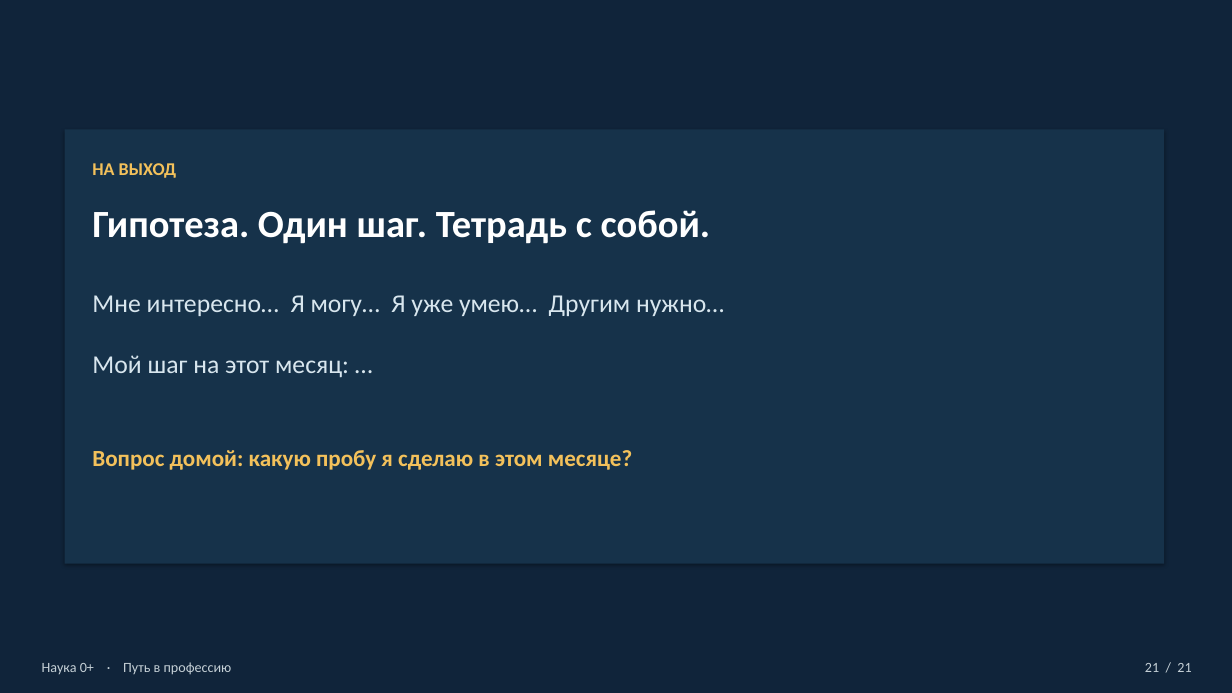
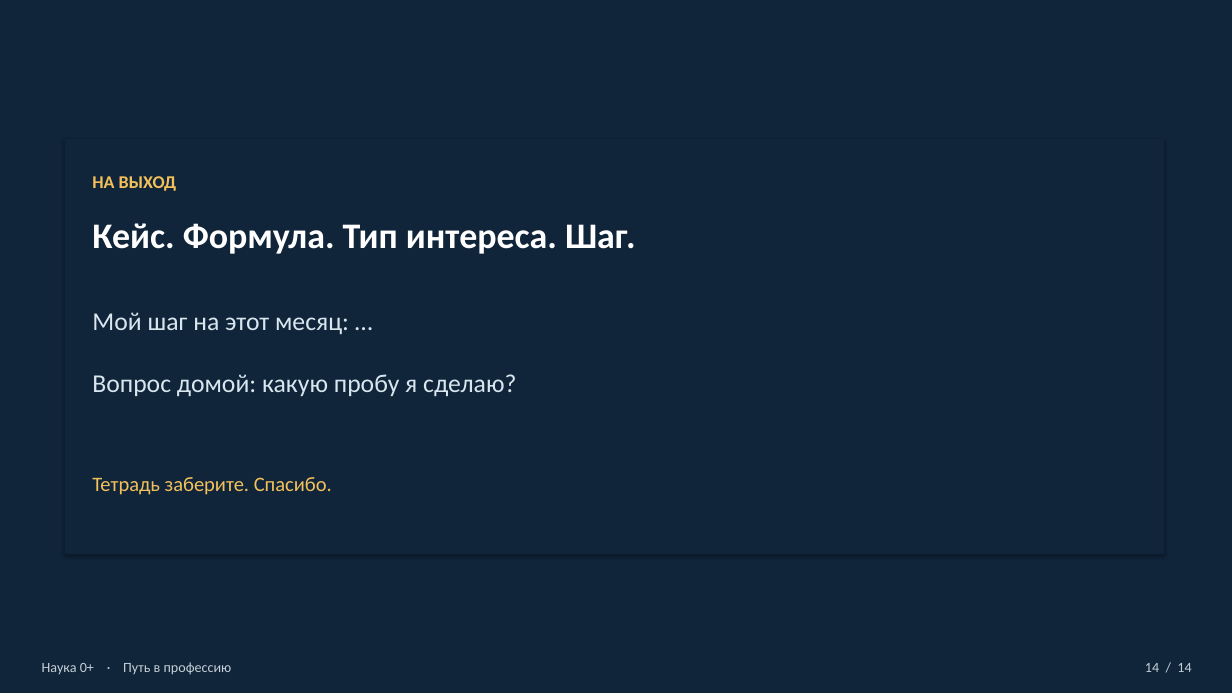
Before and after one commit to Sema917/-tourism, a slide deck: slide 14 of materials/Путь_в_профессию_презентация_60_минут.pptx (slide 21 before the commit). Drawn at 1232x693 pixels with LibreOffice and Linux fonts; fonts in the diff are those of the drawing; background and template pictures are left out; a plain dark background stands for a picture behind light text. Boxes give left, top, right and bottom in pixels: in the first picture for what was removed or moved away, otherwise in the second. Text is boxed around its words. In the diff, an @@ line names an element or a change of style, - is before the commit and + after.

```diff
--- a/materials/Путь_в_профессию_презентация_60_минут.pptx
+++ b/materials/Путь_в_профессию_презентация_60_минут.pptx
@@ rectangle: place and size @@
-rectangle at box(65, 129, 1165, 564)
+rectangle at box(65, 139, 1165, 555)
@@ rectangle at box(65, 139, 1165, 555): fill #16324A to #10243A @@
@@ text "НА ВЫХОД": place and size @@
-text "НА ВЫХОД" at box(92, 163, 177, 178)
+text "НА ВЫХОД" at box(92, 176, 177, 191)
@@ text at box(92, 223, 636, 254): text changed; size 30 to 28 pt @@
-Гипотеза. Один шаг. Тетрадь с собой.
+Кейс. Формула. Тип интереса. Шаг.
@@ text at box(92, 312, 516, 397): text changed @@
-Мне интересно… Я могу… Я уже умею… Другим нужно…
-Мой шаг на этот месяц: …
+Мой шаг на этот месяц: …
+Вопрос домой: какую пробу я сделаю?
@@ text at box(92, 477, 332, 495): text changed; size 18 to 16 pt; bold off @@
-Вопрос домой: какую пробу я сделаю в этом месяце?
+Тетрадь заберите. Спасибо.
@@ text at box(1145, 663, 1191, 672): text changed @@
-21 / 21
+14 / 14
```
Also in this commit, not shown: 6 other slides changed, 7 slides added, 14 slides removed, 9 other files.
